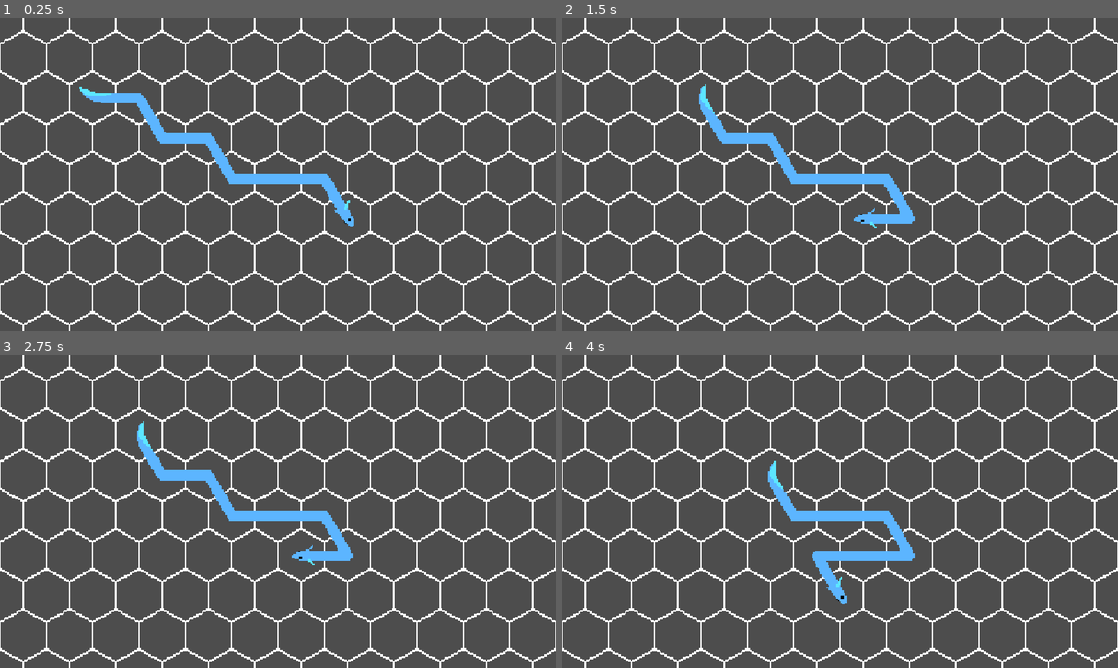
Above: before the commit, frames 1-4 (two rows, left to right).
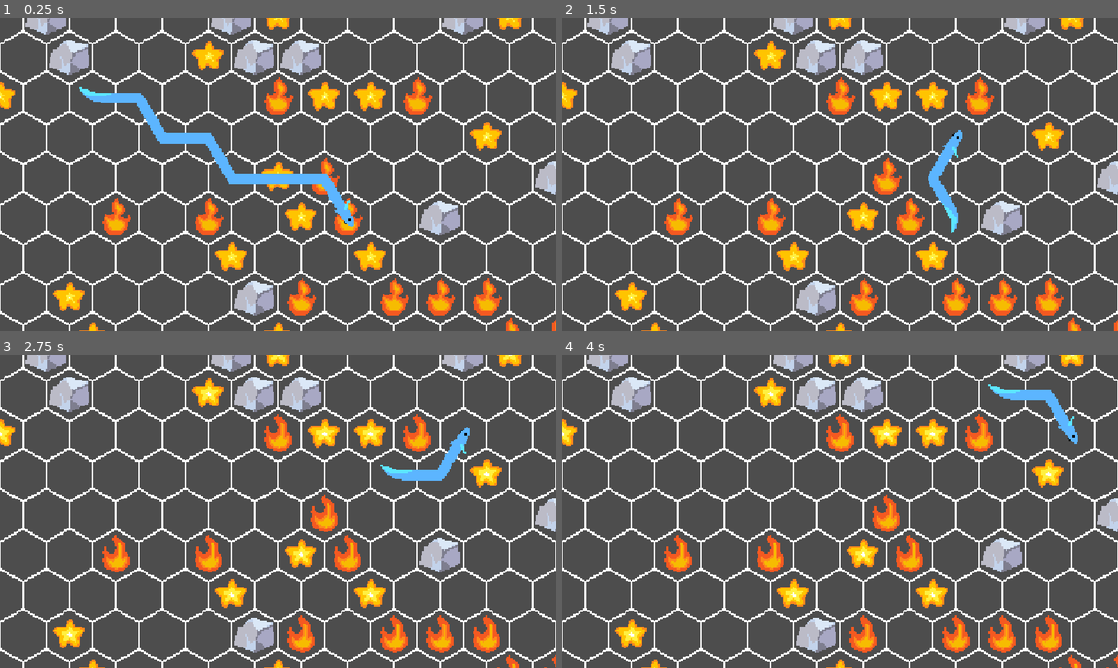
Above: after the commit, the same moments.

Repository: pavenpaven/retro-jam-2026
Game: Godot game, scene res://Scenes/game.tscn
Two runs of this game, one before a commit and one after it. Both use one fixed random seed, a clock stepped at 60 frames per second and the inputs below.
Inputs:
- Up to frame 1 (0.25 s): no input
- Up to frame 2 (1.5 s): tap Enter at 0.5 s; hold D 0.53-1.28 s; tap U at 0.6 s; hold A from 1.28 s (still down); tap E at 1.35 s
- Up to frame 3 (2.75 s): release A at 2.03 s; hold D from 2.03 s (still down); tap I at 2.1 s
- Up to frame 4 (4 s): release D at 2.78 s; hold W 2.78-3.53 s; tap L at 2.85 s; hold A from 3.53 s (still down); tap X at 3.6 s

The runs differ from the first frame. In frame 1, 11% of the frame differs, in the area x 0-100%, y 0-100%; in frame 2, 13%; in frame 3, 13%; in frame 4, 13%.
Error before the commit: Invalid assignment of property or key 'texture' with value of type 'Nil' on a base object of type 'AnimatedSprite2D'. (res://src/game.gd:77)

Commit message:
basic mechanics

Diff:
--- a/src/Globals.gd
+++ b/src/Globals.gd
@@ -4,14 +4,10 @@
 var head_tex  = []
 var body_tex  = []
 var tails_tex = []
-var rock_tex
-var fire_tex
 
 # Called when the node enters the scene tree for the first time.
 func _ready() -> void:
 	tile_tex = load("Assets/Images/empty_hexagon.PNG")
-	rock_tex = load("Assets/Images/rock.PNG")
-	fire_tex = load("Assets/Images/fire_sprite.PNG")
 	for i in range(1,7):
 		head_tex.append(load("Assets/Images/eel/eelhead" + str(i) + ".PNG"))
 
--- a/src/game.gd
+++ b/src/game.gd
@@ -7,6 +7,7 @@
 var tail_segs = []
 
 func _ready():
+	var anim = load("res://Scenes/animated_sprite_2d.tscn")
 	for i in range(-5, 15):
 		for j in range(10):
 			map[Vector2(i,j)] = {"type": "empty"}
@@ -16,16 +17,24 @@
 			if randi() % 10 == 0:
 				map[Vector2(i,j)] = {"type": "fire"}
 
+			if randi() % 10 == 0:
+				map[Vector2(i,j)] = {"type": "star"}
+
 			var sprite = Sprite2D.new()
 			map_sprites[Vector2(i,j)] = sprite
 			sprite.position = Globals.to_real_cords(Vector2(i,j))
 			sprite.texture = Globals.tile_tex
 			add_child(sprite)
 
-			sprite = AnimatedSprite2D.new()
-			map_content_sprites[Vector2(i,j)] = sprite
-			sprite.position = Globals.to_real_cords(Vector2(i,j))
-			add_child(sprite)
+			var ani = anim.instantiate()
+			ani.position = Globals.to_real_cords(Vector2(i,j))
+			map_content_sprites[Vector2(i,j)] = ani
+			add_child(ani)
+
+
+
+			# Death to america
+			# UVS är en terrororganisation
 
 	for i in head.tail:
 		var sprite = Sprite2D.new()
@@ -33,14 +42,25 @@
 		sprite.texture = Globals.tails_tex[0]
 		add_child(sprite)
 
-func tile_texture(tile):
-	return {"empty": null
-		   ,"rock": Globals.rock_tex
-		   ,"fire": Globals.fire_tex}[tile["type"]]
+func tile_sheet(tile):
+	return {"empty": "nothing"
+		   ,"rock": "rock"
+		   ,"fire": "fire"
+		   ,"star": "star"}[tile["type"]]
 
 
 func allowed(pos):
-	return map[pos]["type"] == "empty"
+	return map[pos]["type"] in ["empty", "star", "fire"]
+
+func on_tick():
+	for i in head.tail + [head.map_cords]:
+		if map[i]["type"] in ["fire"]:
+			head.on_damage()
+
+		if map[i]["type"] in ["star"]:
+			head.on_starpickup()
+			map[i]["type"] = "empty"
+
 
 func orientation(v):
 	var ind
@@ -53,6 +73,17 @@
 
 func _process(dt):
 	var n = 0
+
+	if len(tail_segs) > len(head.tail):
+		tail_segs[0].queue_free()
+		tail_segs.remove_at(0)
+
+	if len(tail_segs) < len(head.tail):
+		var sprite = Sprite2D.new()
+		tail_segs.append(sprite)
+		sprite.texture = Globals.tails_tex[0]
+		add_child(sprite)
+
 	for i in head.tail: ## could update less often
 		if n==0:
 			tail_segs[0].position = Globals.to_real_cords(head.tail[1])
@@ -74,4 +105,5 @@
 		n+=1
 
 	for k in map_sprites:
-		map_content_sprites[k].texture = tile_texture(map[k])
+		map_content_sprites[k].animation = tile_sheet(map[k])
+		map_content_sprites[k].play()
--- a/src/head.gd
+++ b/src/head.gd
@@ -2,6 +2,8 @@
 
 var map_cords = Vector2(5,5)
 var tail      = [Vector2(1,2),Vector2(2,2),Vector2(2,3),Vector2(3,3), Vector2(3,4), Vector2(4,4),Vector2(5,4)]
+
+var old_tail_pos = tail[0]
 
 # Called when the node enters the scene tree for the first time.
 func _ready() -> void:
@@ -14,6 +16,12 @@
 
 func travel():
 	tail.append(map_cords)
+	tail.remove_at(0)
+
+func on_starpickup():
+	tail = [old_tail_pos] + tail
+
+func on_damage():
 	tail.remove_at(0)
 
 func _input(event):
@@ -33,5 +41,7 @@
 			vec = Vector2(-1, 0)
 		var new_pos = map_cords + vec
 		if not new_pos in tail.slice(1) and not vec == Vector2(0,0) and get_parent().allowed(new_pos):
+			old_tail_pos = tail[0]
 			travel()
 			map_cords = new_pos
+			get_parent().on_tick()
